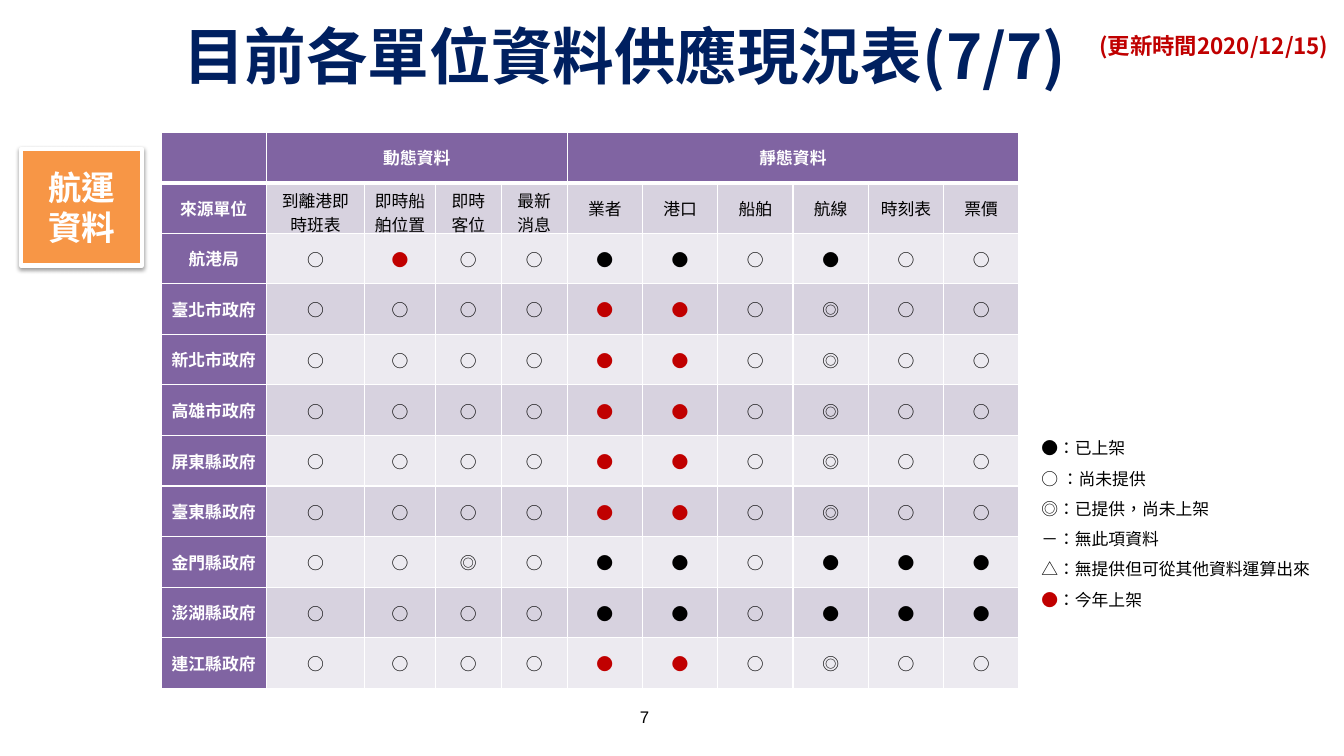
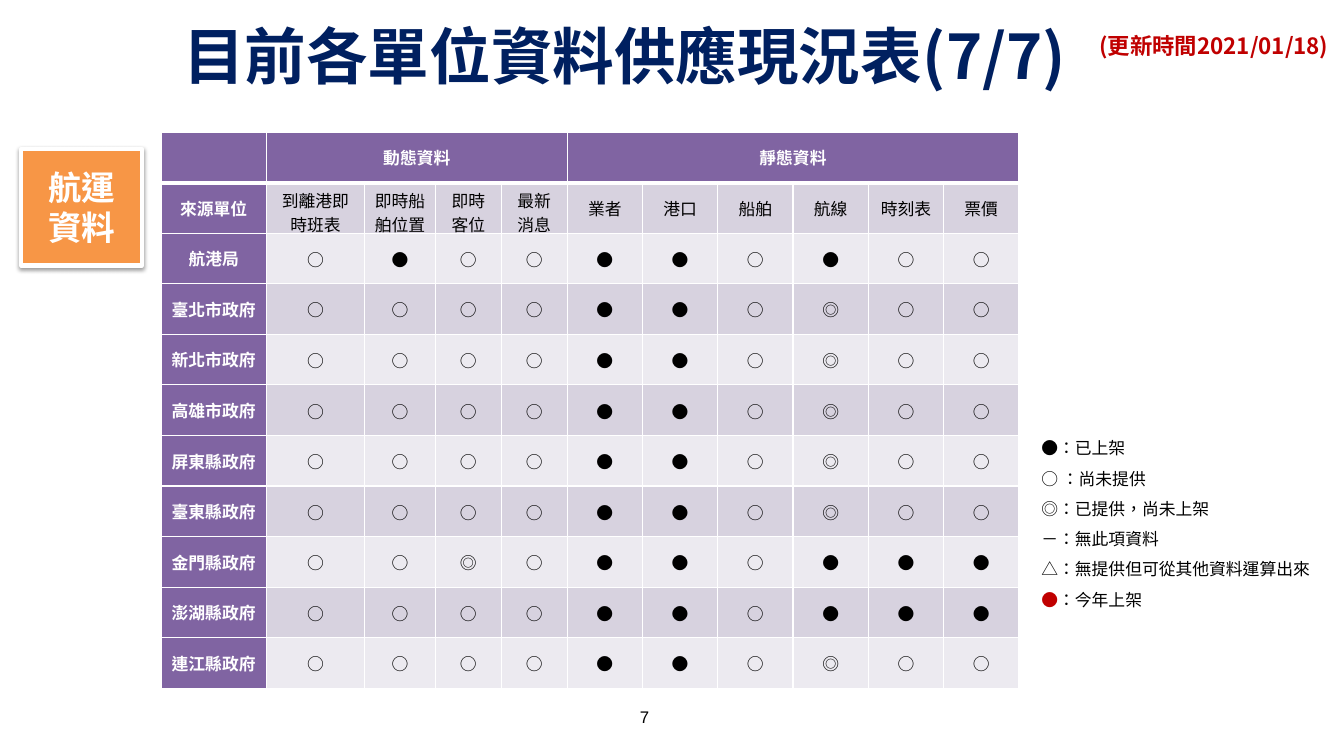
Before and after one commit to ptxmotc/data-provide-status, a slide deck: slide 7 of 各單位資料供應現況表.pptx. Drawn at 1344x756 pixels with LibreOffice and Linux fonts; fonts in the diff are those of the drawing; background and template pictures are left out. Boxes give left, top, right and bottom in pixels: in the first picture for what was removed or moved away, otherwise in the second. Text is boxed around its words. In the diff, an @@ line names an element or a change of style, - is before the commit and + after.

```diff
--- a/各單位資料供應現況表.pptx
+++ b/各單位資料供應現況表.pptx
@@ text at (1100,35,1329,59): text changed @@
-(更新時間2020/12/15)
+(更新時間2021/01/18)
@@ table at (161,132,1020,689) @@
@@ text colour #C00000 to #000000 in "●", "●", "●", "●" and 9 more places @@
```
Also in this commit, not shown: 8 other slides changed, 1 other file.
